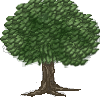
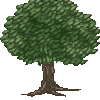
Layer changes from the first 100 x 100 image to the second:
moved "Слой 20" above "Слой 4", painted on it over [1, 0, 100, 97]
removed layer "Слой 2" over [2, 0, 100, 97]
removed layer "Слой 1" over [9, 14, 89, 97]
painted on "Слой 4" over [1, 0, 100, 83]
